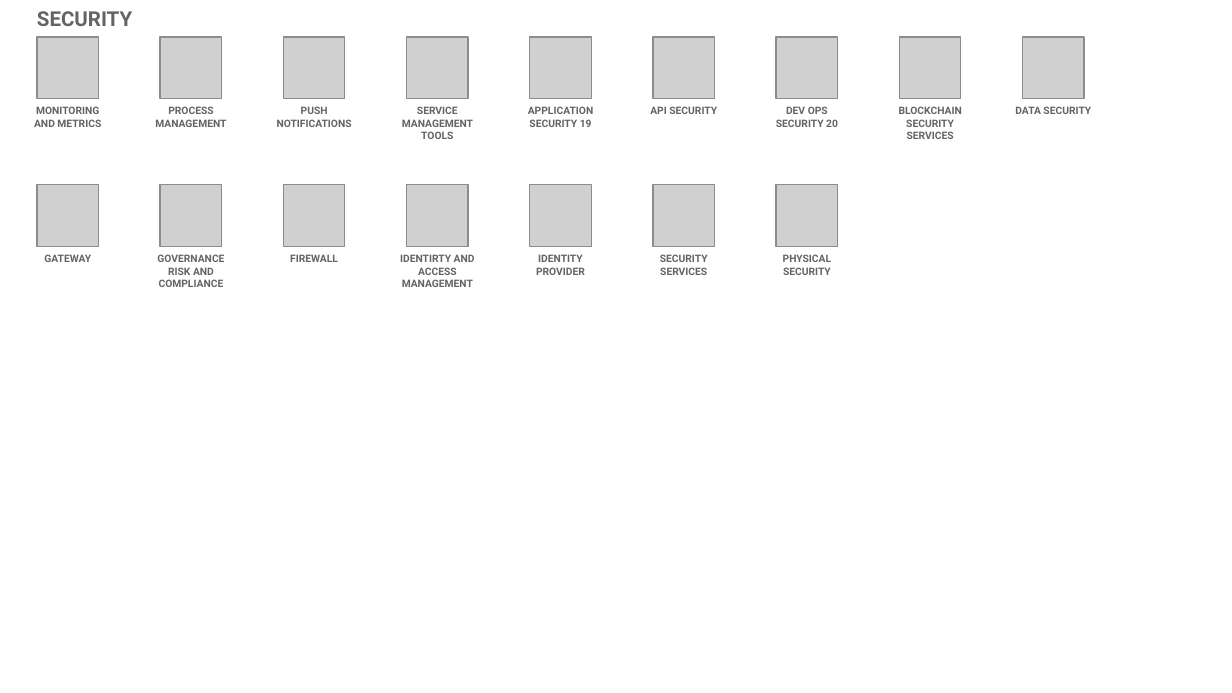
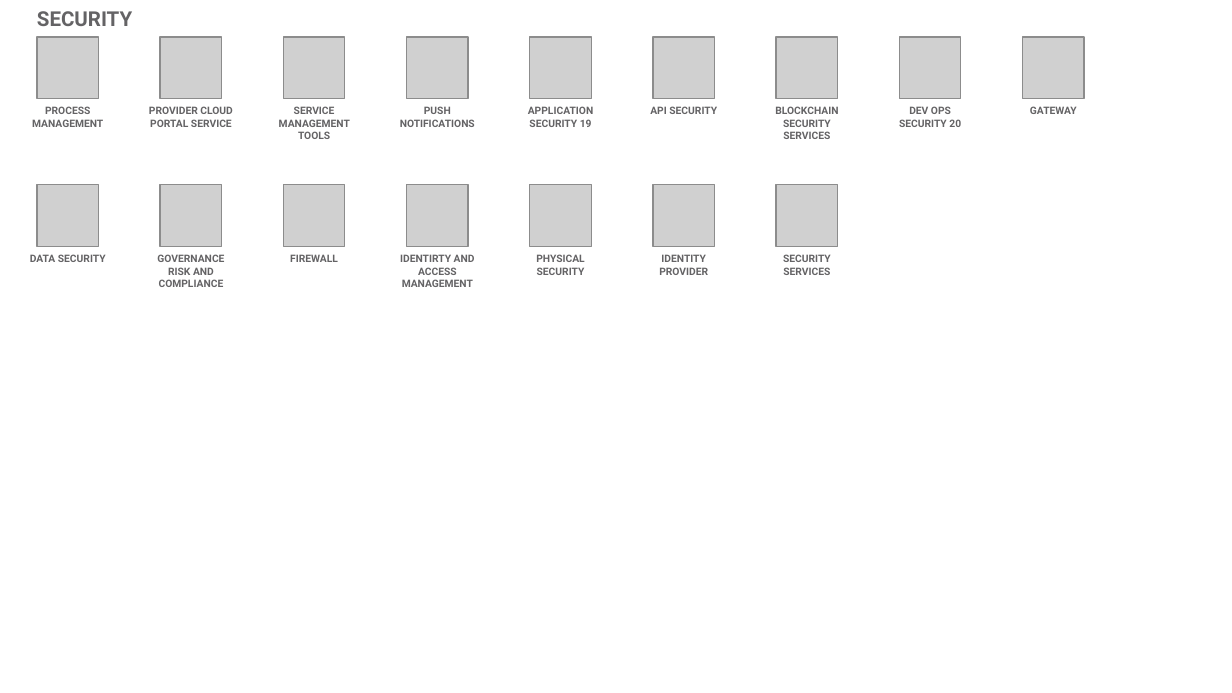
Before and after one commit to l2fprod/myarchitecture, a slide deck: slide 20 of mycatalog-architecture-diagram-template.pptx. Drawn at 1232x693 pixels with LibreOffice and Linux fonts; fonts in the diff are those of the drawing; grey boxes stand for pictures. Boxes give left, top, right and bottom in pixels: in the first picture for what was removed or moved away, otherwise in the second. Text is boxed around its words. In the diff, an @@ line names an element or a change of style, - is before the commit and + after.

```diff
--- a/mycatalog-architecture-diagram-template.pptx
+++ b/mycatalog-architecture-diagram-template.pptx
@@ text removed at bbox=[34, 106, 101, 127] @@
-MONITORING AND METRICS
@@ text added at bbox=[149, 106, 233, 127], 6 pt, text #646365, bold @@
+PROVIDER CLOUD PORTAL SERVICE
@@ 3 texts: place and size @@
-3 texts at bbox=[155, 106, 962, 139]
+3 texts at bbox=[32, 106, 838, 139]
@@ text at bbox=[1030, 106, 1077, 114]: text changed @@
-DATA SECURITY
+GATEWAY
@@ text at bbox=[30, 254, 106, 262]: text changed @@
-GATEWAY
+DATA SECURITY
@@ text at bbox=[536, 254, 585, 275]: text changed @@
-SECURITY SERVICES
+PHYSICAL SECURITY
@@ 3 texts: place and size @@
-3 texts at bbox=[277, 106, 838, 275]
+3 texts at bbox=[400, 106, 961, 275]
@@ text at bbox=[783, 254, 831, 275]: text changed @@
-PHYSICAL SECURITY
+SECURITY SERVICES
```
Also in this commit, not shown: 13 other slides changed, 1 slide added, 1 slide removed.
